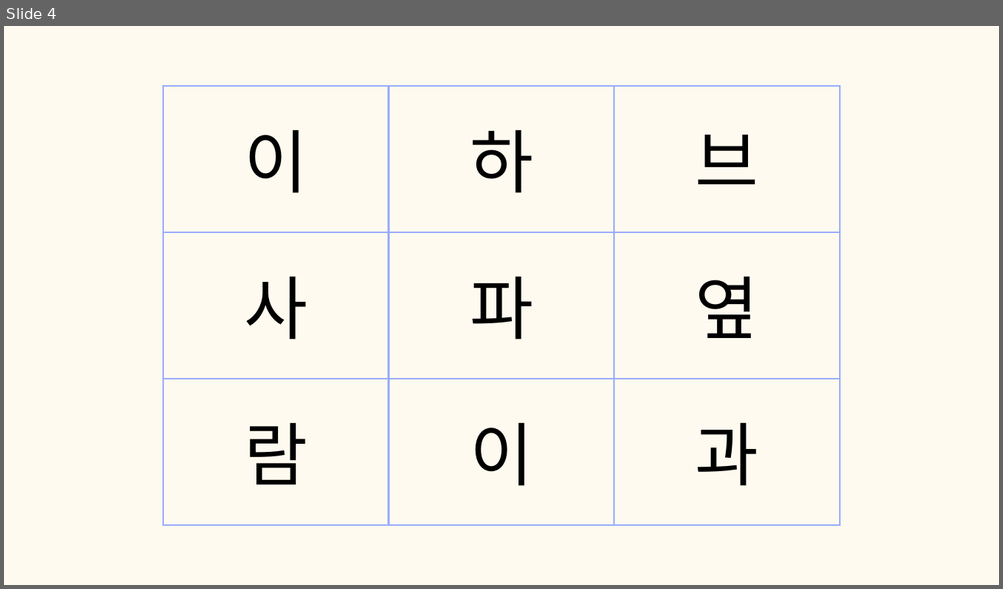
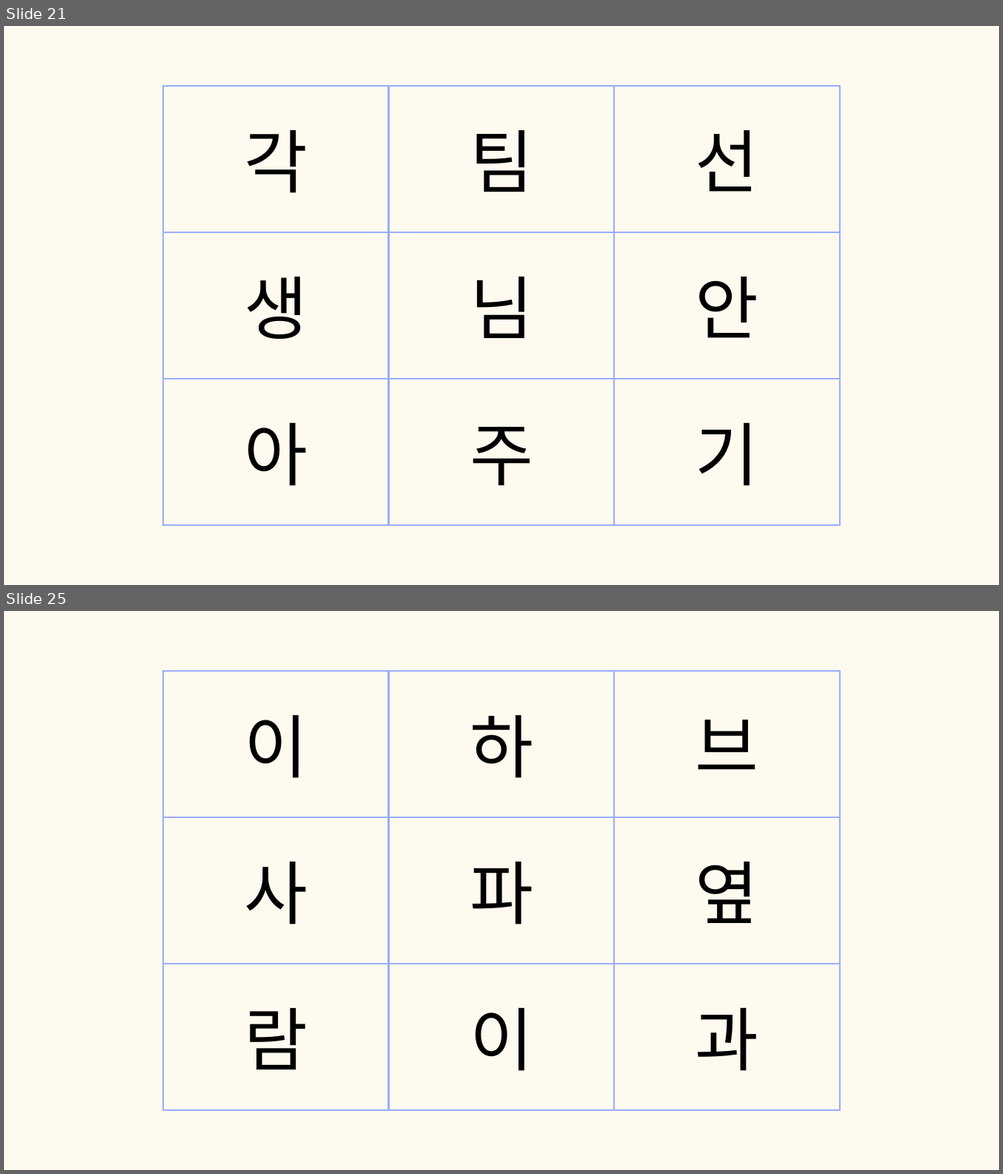
Before and after one commit to tkdgns25300/sunday_play, a slide deck: public/downloads/games/action-command/rules.pptx. Shown one above the other, each under a label of ours: slide 4 before the commit, slides 21 and 25 after it; the slides between them are not shown. The pictures are 1003x589 and 1003x1174 pixels, drawn with LibreOffice and Linux fonts; fonts in the diff are those of the drawing. Boxes give left, top, right and bottom in pixels: in the first picture for what was removed or moved away, otherwise in the second. Text is boxed around its words. In the diff, an @@ line names an element or a change of style, - is before the commit and + after.

```diff
--- a/public/downloads/games/action-command/rules.pptx
+++ b/public/downloads/games/action-command/rules.pptx
@@ slide 21 added at box(4, 26, 999, 585), background #FFFAEF @@
@@ table added at box(163, 86, 839, 526), 3 rows, 3 columns @@
+각 | 팀 | 선
+생 | 님 | 안
+아 | 주 | 기
@@ what was slide 4 is now slide 25 @@
```
Also in this commit, not shown: 1 slide changed, 20 other slides added, 2 other files.
